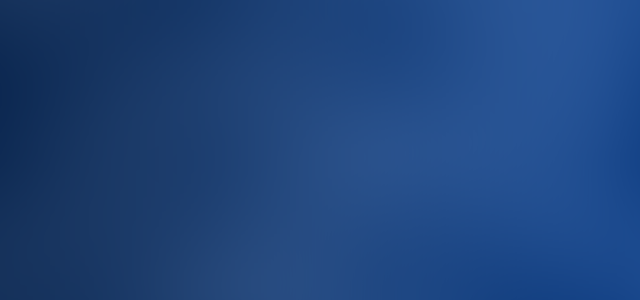
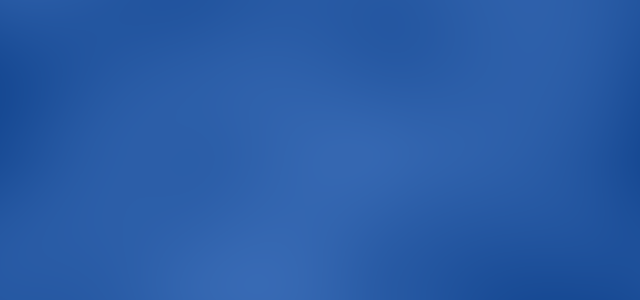
Layer changes from the first (640, 300) image to the second:
hid "Gradient", opacity 60% → 100%, painted on it over [0, 0, 640, 300]
